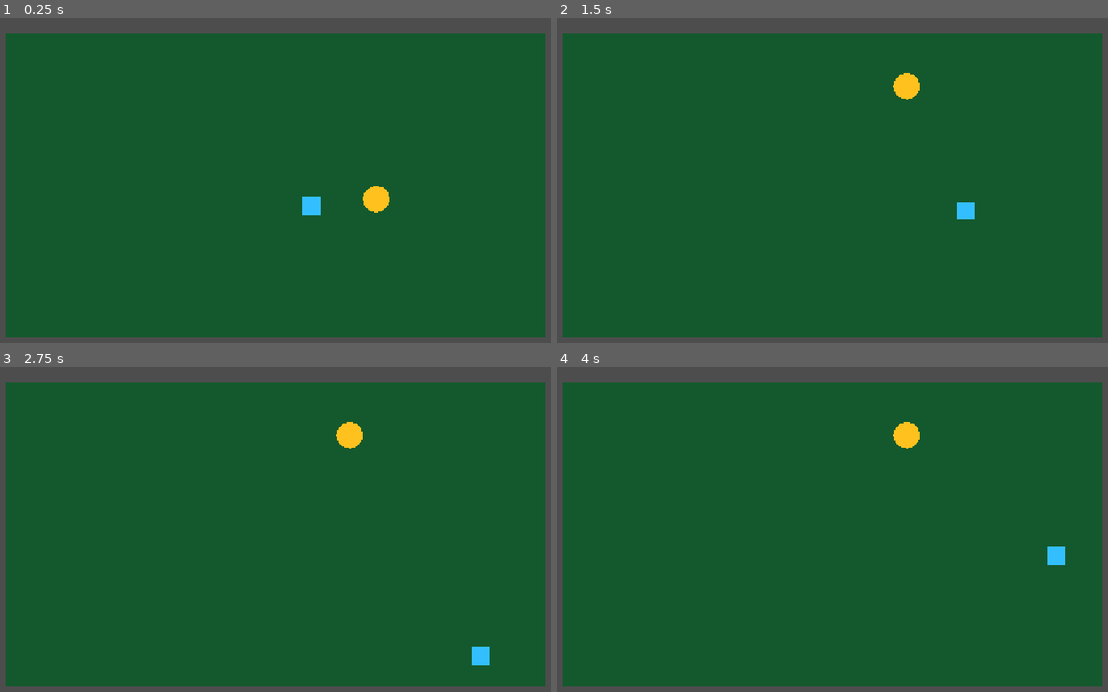
Above: before the commit, frames 1-4 (two rows, left to right).
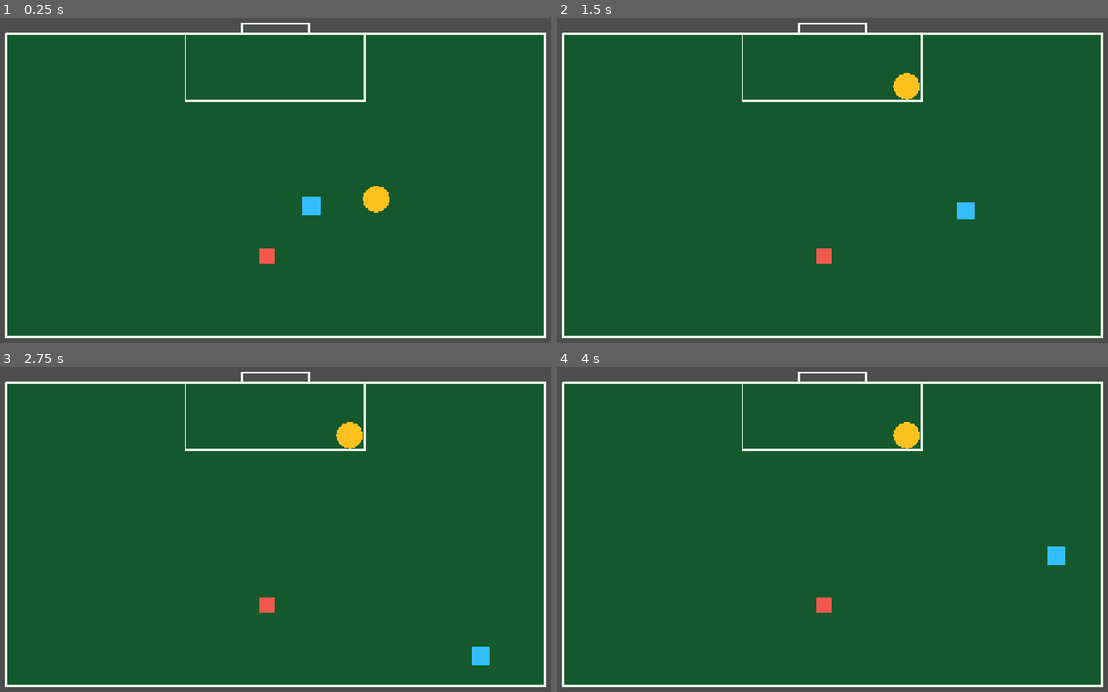
Above: after the commit, the same moments.

Repository: lucasruiz12/el-goat-game
Game: Godot game, scene res://main.tscn
The game is run twice, just before and just after one commit, with the same random seed, the same clock (stepped at 60 frames per second) and the same inputs.
Inputs:
- Up to frame 1 (0.25 s): no input
- Up to frame 2 (1.5 s): tap Enter at 0.5 s; hold D (player_move_right) 0.53-1.28 s; hold S (player_move_down) from 1.28 s (still down)
- Up to frame 3 (2.75 s): release S (player_move_down) at 2.03 s; hold D (player_move_right) from 2.03 s (still down)
- Up to frame 4 (4 s): release D (player_move_right) at 2.78 s; hold W (player_move_up) 2.78-3.53 s; hold A (player_move_left) from 3.53 s (still down)

The runs differ from the first frame. In frame 1, 2.9% of the frame differs, in the area x 0-100%, y 1-99%; in frame 2, 2.9%; in frame 3, 2.9%; in frame 4, 2.9%.

Commit message:
feat: extract offensive field entity

Diff:
--- /dev/null
+++ b/field/Field.tscn
@@ -0,0 +1,19 @@
+[gd_scene load_steps=2 format=3]
+
+[ext_resource type="Script" path="res://field/field.gd" id="1_field"]
+
+[node name="Field" type="Node2D"]
+position = Vector2(96, 54)
+script = ExtResource("1_field")
+
+[node name="Surface" type="Polygon2D" parent="."]
+
+[node name="Boundary" type="Line2D" parent="."]
+
+[node name="MidfieldLine" type="Line2D" parent="."]
+
+[node name="ThreeQuarterLine" type="Line2D" parent="."]
+
+[node name="PenaltyArea" type="Line2D" parent="."]
+
+[node name="RivalGoal" type="Line2D" parent="."]
--- /dev/null
+++ b/field/field.gd
@@ -0,0 +1,105 @@
+class_name Field
+extends Node2D
+
+## Field representa la mitad ofensiva de la cancha y concentra su sistema de
+## coordenadas. Las referencias se calculan desde este origen local: el arco rival
+## esta arriba (y = 0) y la linea de mitad de cancha esta abajo. Asi, los sistemas
+## futuros pueden consultar posiciones futbolisticas sin depender de la escena Main.
+## Las propiedades exportadas se pueden ajustar desde el inspector sin reescribir la
+## geometria que usan las oportunidades o futuros evaluadores de desmarque.
+
+@export_category("Dimensions")
+@export var field_size := Vector2(960.0, 540.0)
+@export var goal_width := 120.0
+@export var goal_depth := 18.0
+@export var penalty_area_width := 320.0
+@export var penalty_area_depth := 120.0
+
+@export_category("Visuals")
+@export var surface_color := Color(0.08, 0.35, 0.18)
+@export var line_color := Color(0.9, 0.95, 0.9)
+
+@onready var surface: Polygon2D = $Surface
+@onready var boundary: Line2D = $Boundary
+@onready var midfield_line: Line2D = $MidfieldLine
+@onready var penalty_area: Line2D = $PenaltyArea
+@onready var rival_goal: Line2D = $RivalGoal
+
+
+func _ready() -> void:
+	configure_visuals()
+
+
+func get_field_rect() -> Rect2:
+	return Rect2(global_position, field_size)
+
+
+func get_midfield_line_y() -> float:
+	return global_position.y + field_size.y
+
+
+
+func get_rival_goal_center() -> Vector2:
+	return global_position + Vector2(field_size.x * 0.5, 0.0)
+
+
+func get_rival_penalty_area() -> Rect2:
+	var local_position := Vector2((field_size.x - penalty_area_width) * 0.5, 0.0)
+	return Rect2(global_position + local_position, Vector2(penalty_area_width, penalty_area_depth))
+
+
+func get_left_touchline_x() -> float:
+	return global_position.x
+
+
+func get_right_touchline_x() -> float:
+	return global_position.x + field_size.x
+
+
+func get_grid_cell_rect(columns: int, rows: int, column: int, row: int) -> Rect2:
+	var cell_size := field_size / Vector2(columns, rows)
+	return Rect2(global_position + Vector2(column, row) * cell_size, cell_size)
+
+
+func configure_visuals() -> void:
+	var penalty_left_x := (field_size.x - penalty_area_width) * 0.5
+	var penalty_right_x := penalty_left_x + penalty_area_width
+	var goal_left_x := (field_size.x - goal_width) * 0.5
+	var goal_right_x := goal_left_x + goal_width
+
+	surface.polygon = PackedVector2Array([
+		Vector2.ZERO,
+		Vector2(field_size.x, 0.0),
+		field_size,
+		Vector2(0.0, field_size.y),
+	])
+	surface.color = surface_color
+	configure_line(boundary, PackedVector2Array([
+		Vector2.ZERO,
+		Vector2(field_size.x, 0.0),
+		field_size,
+		Vector2(0.0, field_size.y),
+		Vector2.ZERO,
+	]), line_color, 4.0)
+	configure_line(midfield_line, PackedVector2Array([
+		Vector2(0.0, field_size.y),
+		field_size,
+	]), line_color, 3.0)
+	configure_line(penalty_area, PackedVector2Array([
+		Vector2(penalty_left_x, 0.0),
+		Vector2(penalty_left_x, penalty_area_depth),
+		Vector2(penalty_right_x, penalty_area_depth),
+		Vector2(penalty_right_x, 0.0),
+	]), line_color, 3.0)
+	configure_line(rival_goal, PackedVector2Array([
+		Vector2(goal_left_x, 0.0),
+		Vector2(goal_left_x, -goal_depth),
+		Vector2(goal_right_x, -goal_depth),
+		Vector2(goal_right_x, 0.0),
+	]), line_color, 3.0)
+
+
+func configure_line(line: Line2D, points: PackedVector2Array, color: Color, width: float) -> void:
+	line.points = points
+	line.default_color = color
+	line.width = width
--- a/main.gd
+++ b/main.gd
@@ -1,15 +1,11 @@
 extends Node2D
 
-## Este nodo coordina el prototipo de oportunidades sin pelota: ubica el objetivo,
-## detecta cuando el jugador lo alcanza y prepara la siguiente oportunidad. La cancha
-## tiene dimensiones explicitas para que la grilla sea independiente del viewport y
-## sus proporciones se puedan ajustar sin cambiar las reglas de oportunidades.
-## Usar distancia entre posiciones es suficiente en este prototipo y evita introducir
-## colisiones hasta que hagan falta para una regla de gameplay mas compleja.
+const FieldScript = preload("res://field/field.gd")
 
-const FIELD_POSITION := Vector2(96.0, 54.0)
-const FIELD_SIZE := Vector2(960.0, 540.0)
-const FIELD_COLOR := Color(0.08, 0.35, 0.18)
+## Main compone los elementos principales del prototipo y coordina el loop de
+## oportunidades. Field concentra las dimensiones y referencias espaciales de cancha,
+## por lo que este nodo solo le solicita las posiciones que necesita para el gameplay.
+
 const GRID_COLUMNS := 4
 const GRID_ROWS := 3
 const VALID_ZONE_INDICES := [1, 2, 5, 6]
@@ -21,7 +17,7 @@
 const REACHED_COLOR := Color(0.3, 1.0, 0.5)
 
 @onready var player: CharacterBody2D = $Player
-@onready var field: Polygon2D = $Field
+@onready var field: FieldScript = $Field
 @onready var opportunity: Polygon2D = $Opportunity
 
 var random_number_generator := RandomNumberGenerator.new()
@@ -31,7 +27,6 @@
 
 func _ready() -> void:
 	random_number_generator.randomize()
-	configure_field_visual()
 	place_next_opportunity()
 
 
@@ -51,28 +46,15 @@
 	is_resolving_opportunity = false
 
 
-func configure_field_visual() -> void:
-	field.position = FIELD_POSITION
-	field.polygon = PackedVector2Array([
-		Vector2.ZERO,
-		Vector2(FIELD_SIZE.x, 0.0),
-		FIELD_SIZE,
-		Vector2(0.0, FIELD_SIZE.y),
-	])
-	field.color = FIELD_COLOR
-
-
 func place_next_opportunity() -> void:
-	var field_rect := Rect2(FIELD_POSITION, FIELD_SIZE)
-	var cell_size := field_rect.size / Vector2(GRID_COLUMNS, GRID_ROWS)
 	var zone_index: int = VALID_ZONE_INDICES[random_number_generator.randi_range(0, VALID_ZONE_INDICES.size() - 1)]
 	while zone_index == current_zone_index:
 		zone_index = VALID_ZONE_INDICES[random_number_generator.randi_range(0, VALID_ZONE_INDICES.size() - 1)]
 	var column := zone_index % GRID_COLUMNS
 	var row := zone_index / GRID_COLUMNS
-	var zone_rect := Rect2(field_rect.position + Vector2(column, row) * cell_size, cell_size)
-	var horizontal_margin := minf(ZONE_MARGIN, cell_size.x * 0.5 - OPPORTUNITY_RADIUS)
-	var vertical_margin := minf(ZONE_MARGIN, cell_size.y * 0.5 - OPPORTUNITY_RADIUS)
+	var zone_rect := field.get_grid_cell_rect(GRID_COLUMNS, GRID_ROWS, column, row)
+	var horizontal_margin := minf(ZONE_MARGIN, zone_rect.size.x * 0.5 - OPPORTUNITY_RADIUS)
+	var vertical_margin := minf(ZONE_MARGIN, zone_rect.size.y * 0.5 - OPPORTUNITY_RADIUS)
 
 	opportunity.global_position = Vector2(
 		random_number_generator.randf_range(zone_rect.position.x + OPPORTUNITY_RADIUS + horizontal_margin, zone_rect.end.x - OPPORTUNITY_RADIUS - horizontal_margin),
--- a/main.tscn
+++ b/main.tscn
@@ -1,16 +1,22 @@
-[gd_scene load_steps=3 format=3 uid="uid://l6t7e2jk76el"]
+[gd_scene load_steps=4 format=3 uid="uid://l6t7e2jk76el"]
 
 [ext_resource type="PackedScene" path="res://player/Player.tscn" id="1_player"]
 [ext_resource type="Script" path="res://main.gd" id="2_main"]
+[ext_resource type="PackedScene" path="res://field/Field.tscn" id="3_field"]
 
 [node name="Node2D" type="Node2D" unique_id=1630127435]
 script = ExtResource("2_main")
 
-[node name="Field" type="Polygon2D" parent="."]
+[node name="Field" parent="." instance=ExtResource("3_field")]
 
 [node name="Player" parent="." instance=ExtResource("1_player")]
 position = Vector2(640, 360)
 
+[node name="Teammate" type="Polygon2D" parent="."]
+position = Vector2(560, 450)
+polygon = PackedVector2Array(-14, -14, 14, -14, 14, 14, -14, 14)
+color = Color(0.95, 0.35, 0.3, 1)
+
 [node name="Opportunity" type="Polygon2D" parent="."]
 polygon = PackedVector2Array(24, 0, 20.7846, 12, 12, 20.7846, 0, 24, -12, 20.7846, -20.7846, 12, -24, 0, -20.7846, -12, -12, -20.7846, 0, -24, 12, -20.7846, 20.7846, -12)
 color = Color(1, 0.76, 0.12, 1)
Not shown, added: field/field.gd.uid
